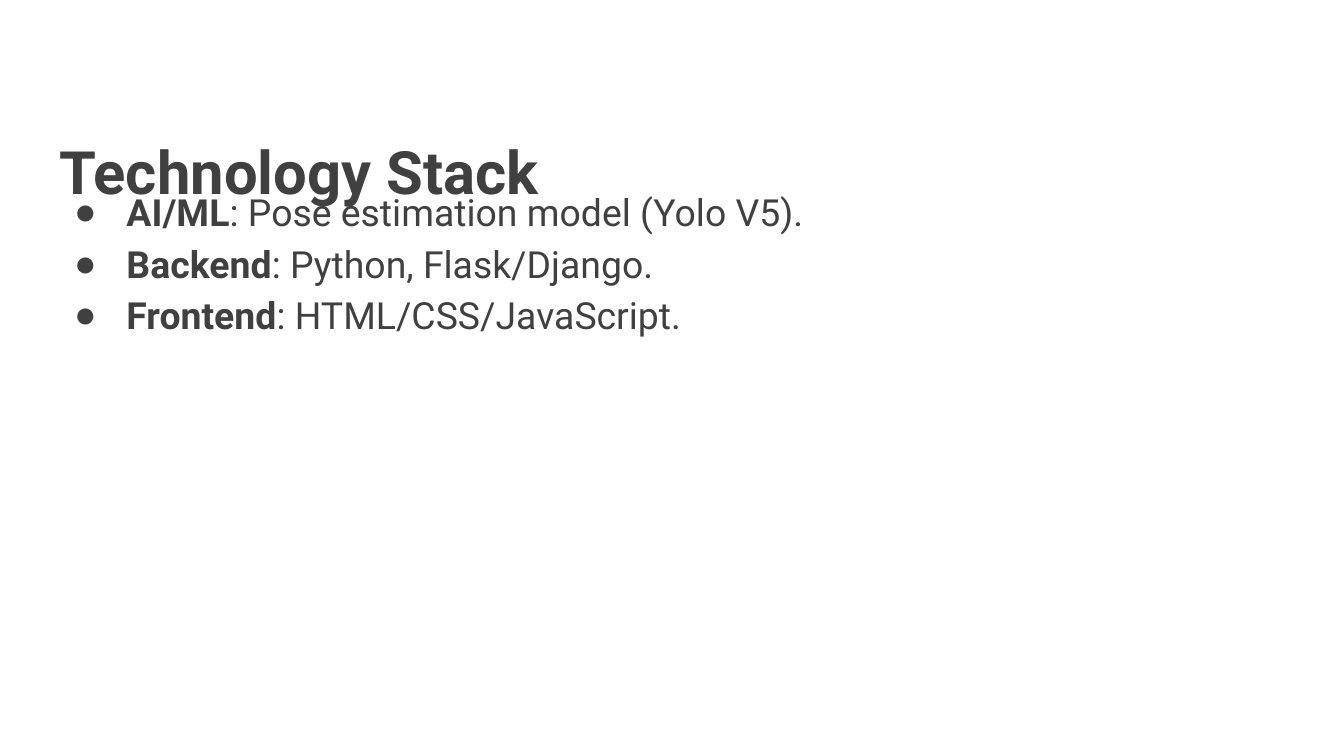
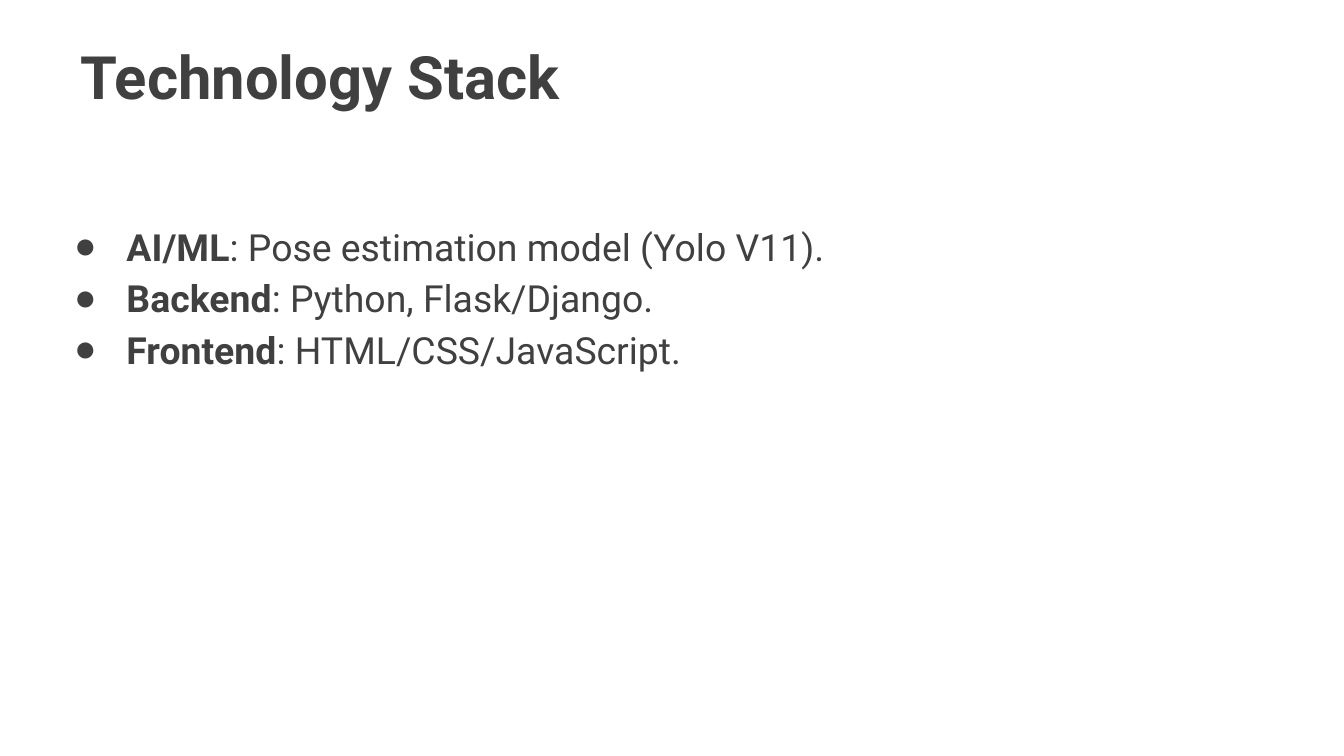
Before and after one commit to silenttundre/VirtualWorkoutBuddy, a slide deck: slide 7 of Virtual Workout Buddy.pptx. Drawn at 1344x756 pixels with LibreOffice and Linux fonts; fonts in the diff are those of the drawing. Boxes give left, top, right and bottom in pixels: in the first picture for what was removed or moved away, otherwise in the second. Text is boxed around its words. In the diff, an @@ line names an element or a change of style, - is before the commit and + after.

```diff
--- a/Virtual Workout Buddy.pptx
+++ b/Virtual Workout Buddy.pptx
@@ text "Technology Stack": place and size @@
-text "Technology Stack" at <box>59,149,538,209</box>
+text "Technology Stack" at <box>80,54,560,112</box>
@@ text "Technology Stack" at <box>80,54,560,112</box>: line spacing 1.79 to 1; less space between paragraphs @@
@@ text "AI/ML: Pose estimation model (Yolo ...": place and size @@
-text "AI/ML: Pose estimation model (Yolo ..." at <box>126,192,804,337</box>
+text "AI/ML: Pose estimation model (Yolo ..." at <box>126,231,825,372</box>
@@ text at <box>126,231,825,270</box>: text changed @@
-● AI/ML: Pose estimation model (Yolo V5).
+● AI/ML: Pose estimation model (Yolo V11).
```
Also in this commit, not shown: 10 other slides changed, 3 slides added.
